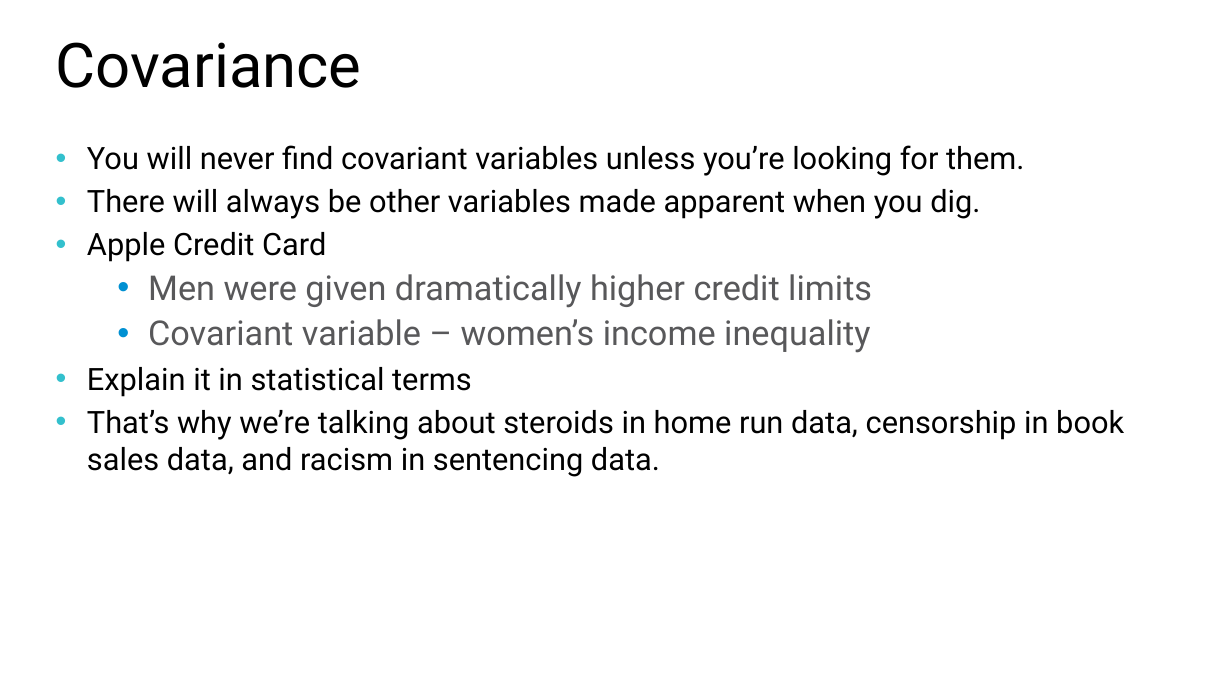
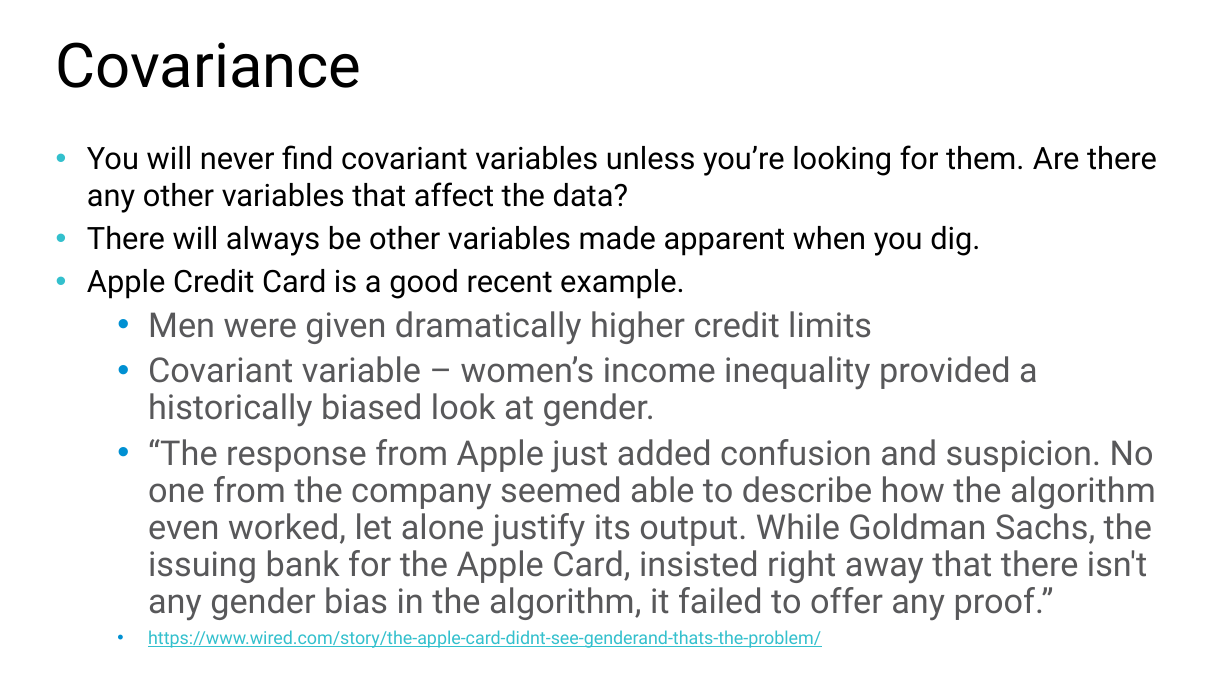
Before and after one commit to williamadba/Public-Presentations, a slide deck: slide 15 of SQLSat Baton Rouge BI 2020/Ethics in Modern Data.pptx. Drawn at 1232x693 pixels with LibreOffice and Linux fonts; fonts in the diff are those of the drawing. Boxes give left, top, right and bottom in pixels: in the first picture for what was removed or moved away, otherwise in the second. Text is boxed around its words. In the diff, an @@ line names an element or a change of style, - is before the commit and + after.

```diff
--- a/SQLSat Baton Rouge BI 2020/Ethics in Modern Data.pptx
+++ b/SQLSat Baton Rouge BI 2020/Ethics in Modern Data.pptx
@@ text at bbox=[87, 145, 1157, 213]: text changed @@
-• You will never find covariant variables unless you’re looking for them.
+• You will never find covariant variables unless you’re looking for them. Are there any other variables that affect the data?
@@ text at bbox=[87, 269, 684, 299]: text changed @@
-• Apple Credit Card
+• Apple Credit Card is a good recent example.
@@ text at bbox=[148, 356, 1156, 648]: text changed; size 18 to 20 pt; text colour #000000 to #58585A @@
-  • Covariant variable – women’s income inequality
-• Explain it in statistical terms
-• That’s why we’re talking about steroids in home run data, censorship in book sales data, and racism in sentencing data.
+  • Covariant variable – women’s income inequality provided a historically biased look at gender.
+  • “The response from Apple just added confusion and suspicion. No one from the company seemed able to describe how the algorithm even worked, let alone justify its output. While Goldman Sachs, the issuing bank for the Apple Card, insisted right away that there isn't any gender bias in the algorithm, it failed to offer any proof.”
+  • https://www.wired.com/story/the-apple-card-didnt-see-genderand-thats-the-problem/
```
Also in this commit, not shown: 3 other slides changed, 1 slide added.
